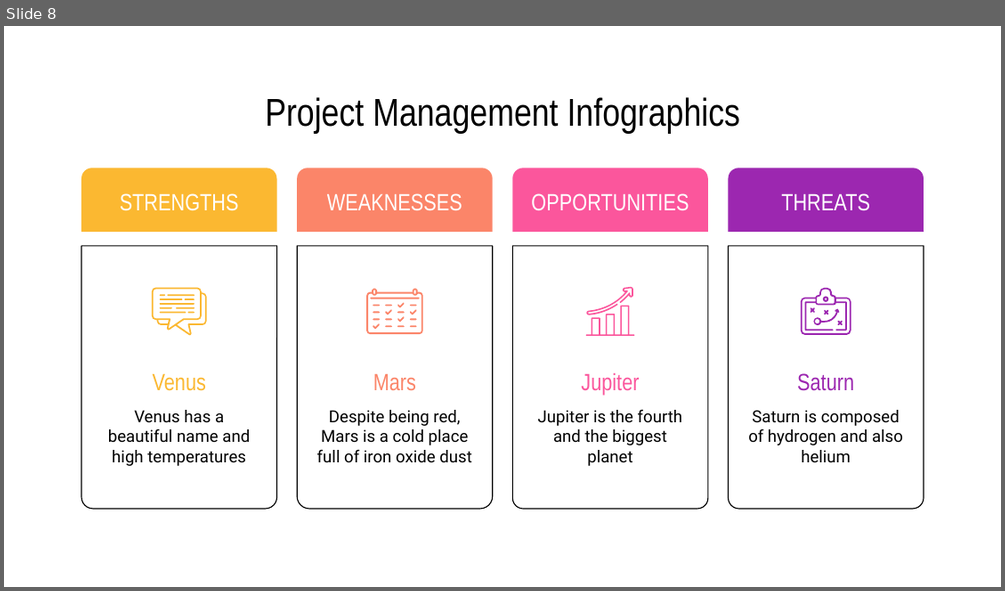
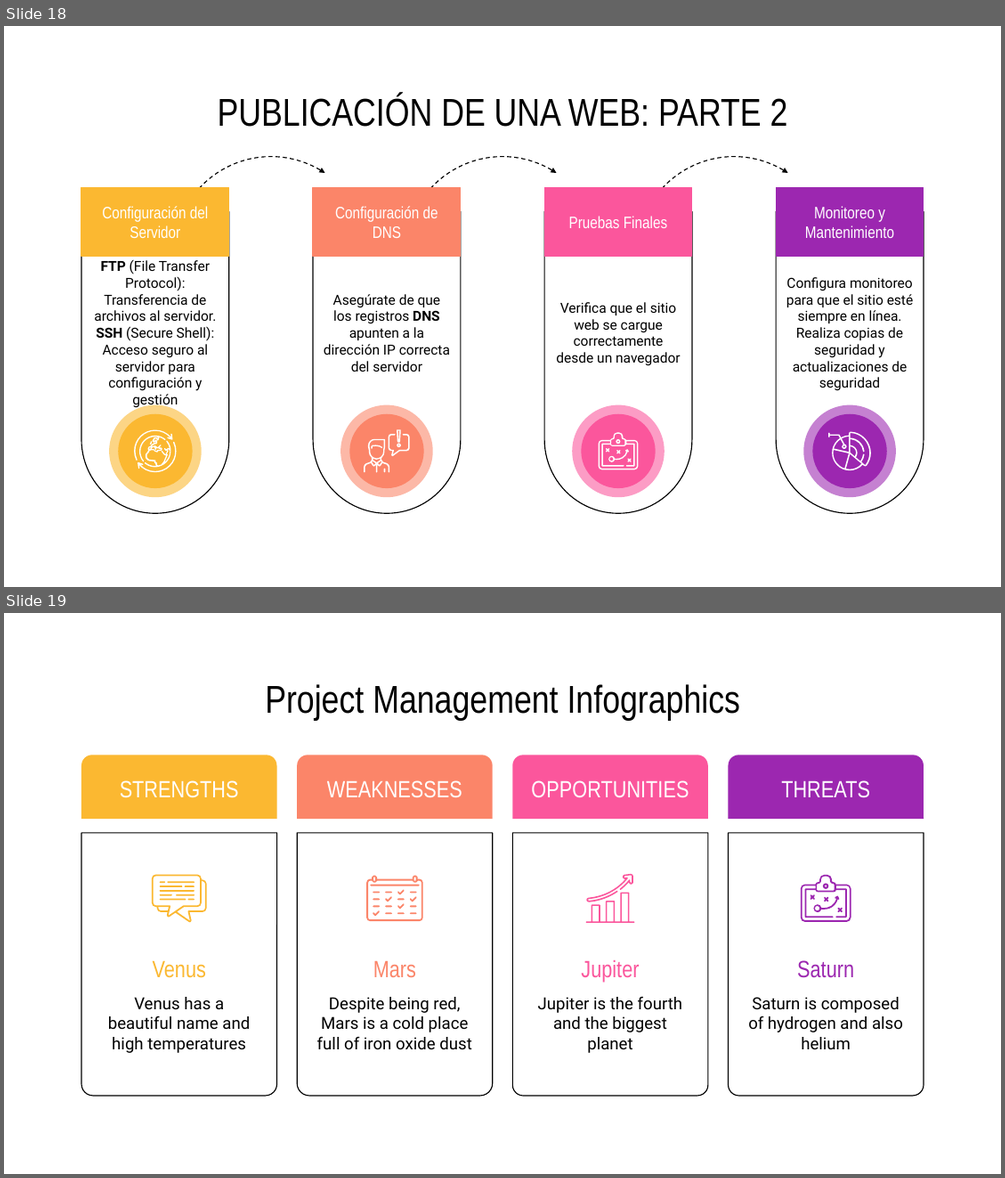
Before and after one commit to marianomorel/maestria-repo, a slide deck: Concurso - TIA - Regular/INFOGRAFIA - CONCURSO - MARIANO MOREL.pptx. Shown one above the other, each under a label of ours: slide 8 before the commit, slides 18 and 19 after it. The pictures are 1005x591 and 1005x1178 pixels, drawn with LibreOffice and Linux fonts; fonts in the diff are those of the drawing. Boxes give left, top, right and bottom in pixels: in the first picture for what was removed or moved away, otherwise in the second. Text is boxed around its words. In the diff, an @@ line names an element or a change of style, - is before the commit and + after.

```diff
--- a/Concurso - TIA - Regular/INFOGRAFIA - CONCURSO - MARIANO MOREL.pptx
+++ b/Concurso - TIA - Regular/INFOGRAFIA - CONCURSO - MARIANO MOREL.pptx
@@ slide 18 added at (x1=4, y1=26, x2=1001, y2=587), background #FFFFFF @@
@@ title added at (x1=218, y1=94, x2=788, y2=127), 28 pt, text #000000 @@
+PUBLICACIÓN DE UNA WEB: PARTE 2
@@ arc (boxed as its full ellipse) added at (x1=173, y1=157, x2=368, y2=351), outline #000000 0.75 pt dashed @@
@@ arc (boxed as its full ellipse) added at (x1=405, y1=157, x2=600, y2=351), outline #000000 0.75 pt dashed @@
@@ arc (boxed as its full ellipse) added at (x1=637, y1=157, x2=832, y2=351), outline #000000 0.75 pt dashed @@
@@ group added at (x1=313, y1=187, x2=461, y2=514): 2 ellipses, 1 round same rect, 1 text, 1 rectangle @@
+Asegúrate de que los registros DNS apunten a la dirección IP correcta del servidor
+Configuración de DNS
@@ group added at (x1=544, y1=187, x2=692, y2=514): 2 ellipses, 1 right triangle, 1 round same rect, 1 text, 1 rectangle @@
+Verifica que el sitio web se cargue correctamente desde un navegador
+Pruebas Finales
@@ group added at (x1=776, y1=187, x2=923, y2=514): 2 ellipses, 1 round same rect, 1 text, 1 rectangle @@
+Configura monitoreo para que el sitio esté siempre en línea.
+Realiza copias de seguridad y actualizaciones de seguridad
+Monitoreo y Mantenimiento
@@ group added at (x1=81, y1=187, x2=229, y2=514): 2 ellipses, 1 round same rect, 1 rectangle, 1 text @@
+Configuración del Servidor
+FTP (File Transfer Protocol): Transferencia de archivos al servidor.
+SSH (Secure Shell): Acceso seguro al servidor para configuración y gestión
@@ group added at (x1=134, y1=430, x2=177, y2=473): 4 freeform shapes @@
@@ group added at (x1=364, y1=430, x2=409, y2=473): 6 freeform shapes @@
@@ group added at (x1=599, y1=433, x2=638, y2=469): 6 freeform shapes @@
@@ freeform shape added at (x1=828, y1=432, x2=871, y2=471), fill #FFFFFF @@
@@ what was slide 8 is now slide 19 @@
```
Also in this commit, not shown: 3 slides changed, 13 other slides added, 8 slides removed, 4 other files.
